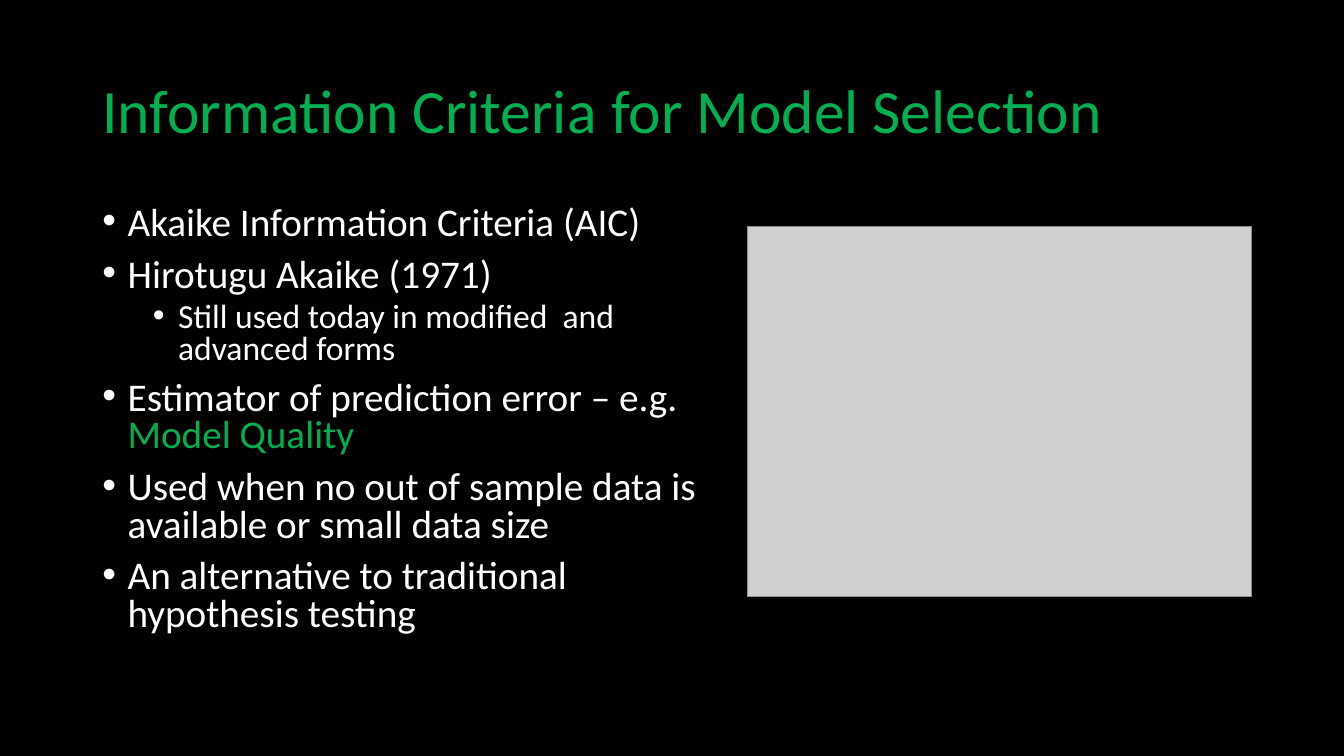
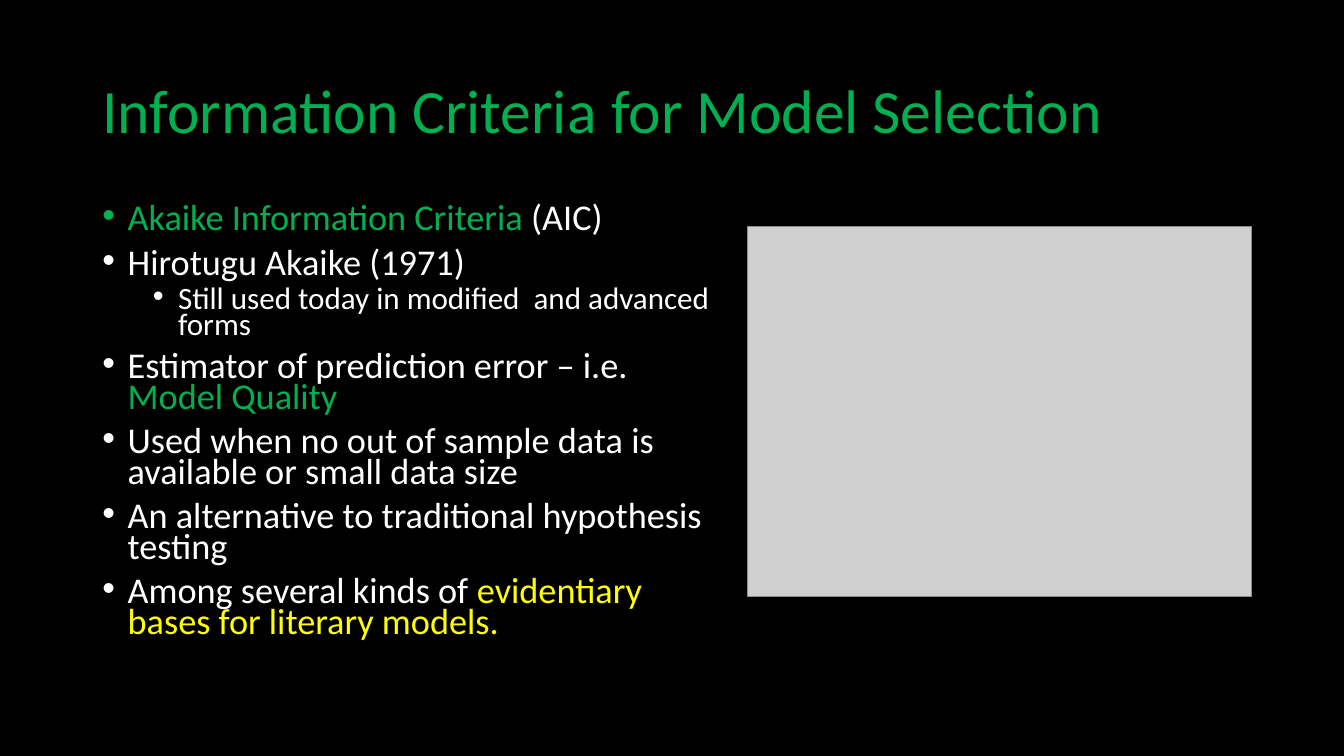
Before and after one commit to jarmoza/twain_autobio_modelquality, a slide deck: slide 3 of nyudh_summerfellowship_jonathan_armoza.pptx. Drawn at 1344x756 pixels with LibreOffice and Linux fonts; fonts in the diff are those of the drawing; grey boxes stand for pictures. Boxes give left, top, right and bottom in pixels: in the first picture for what was removed or moved away, otherwise in the second. Text is boxed around its words. In the diff, an @@ line names an element or a change of style, - is before the commit and + after.

```diff
--- a/nyudh_summerfellowship_jonathan_armoza.pptx
+++ b/nyudh_summerfellowship_jonathan_armoza.pptx
@@ text at <box>128,203,709,566</box>: size 28 to 25.9 pt in "Akaike Information Criteria (AIC)", "Hirotugu Akaike (1971)", "Used when no out of sample data ...", "An alternative to traditional hypothesis testing"; text colour #FFFFFF to #00B050 in "Akaike Information Criteria"; size 24 to 22.2 pt in "Still used today in modified and advanced ..."; line spacing 0.8 to 0.7 @@
@@ text at <box>128,352,628,415</box>: text changed; size 28 to 25.9 pt @@
-• Estimator of prediction error – e.g. Model Quality
+• Estimator of prediction error – i.e. Model Quality
@@ text at <box>128,577,642,640</box>: paragraph added @@
+• Among several kinds of evidentiary bases for literary models.
```
Also in this commit, not shown: 4 other slides changed, 2 slides added, 1 slide removed.
